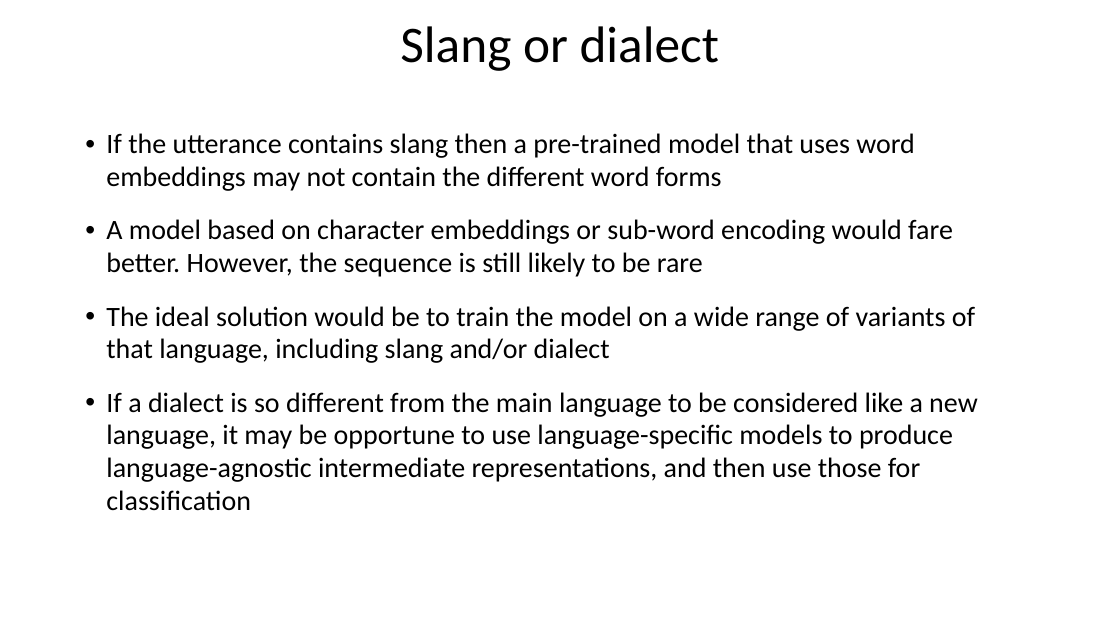
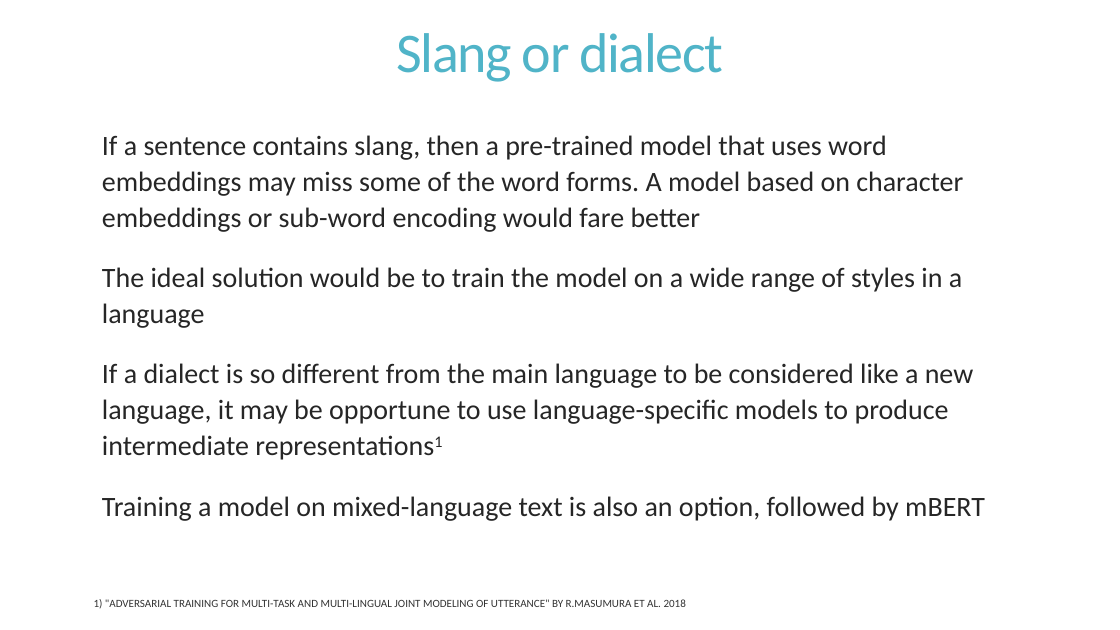
Before and after one commit to AndreaLK3/IntentRecognition, a slide deck: slide 13 of IntentDetectionAndTask.pptx (slide 11 before the commit). Drawn at 1120x630 pixels with LibreOffice and Linux fonts; fonts in the diff are those of the drawing. Boxes give left, top, right and bottom in pixels: in the first picture for what was removed or moved away, otherwise in the second. Text is boxed around its words. In the diff, an @@ line names an element or a change of style, - is before the commit and + after.

Commit message:
=Last experiments + partial draft of a CNN variant

```diff
--- a/IntentDetectionAndTask.pptx
+++ b/IntentDetectionAndTask.pptx
@@ text "Slang or dialect": place and size @@
-text "Slang or dialect" at [400, 26, 719, 71]
+text "Slang or dialect" at [396, 33, 724, 82]
@@ text "Slang or dialect" at [396, 33, 724, 82]: size 44 to 48 pt, text colour #000000 to #50B4C8, letter spacing 0 to -1.2 pt; line spacing 0.9 to 0.85 @@
@@ text at [102, 135, 985, 521]: text changed; text colour #000000 to #262626 @@
-• If the utterance contains slang then a pre-trained model that uses word embeddings may not contain the different word forms
-• A model based on character embeddings or sub-word encoding would fare better. However, the sequence is still likely to be rare
-• The ideal solution would be to train the model on a wide range of variants of that language, including slang and/or dialect
-• If a dialect is so different from the main language to be considered like a new language, it may be opportune to use language-specific models to produce language-agnostic intermediate representations, and then use those for classification
+  If a sentence contains slang, then a pre-trained model that uses word embeddings may miss some of the word forms. A model based on character embeddings or sub-word encoding would fare better
+  The ideal solution would be to train the model on a wide range of styles in a language
+  If a dialect is so different from the main language to be considered like a new language, it may be opportune to use language-specific models to produce intermediate representations1
+  Training a model on mixed-language text is also an option, followed by mBERT
@@ text added at [94, 599, 686, 608], 9.5 pt, text #000000 at 80% opacity @@
+1) "ADVERSARIAL TRAINING FOR MULTI-TASK AND MULTI-LINGUAL JOINT MODELING OF UTTERANCE" BY R.MASUMURA ET AL. 2018
```
Also in this commit, not shown: 11 other slides changed, 3 slides added, 1 slide removed, 11 other files.
